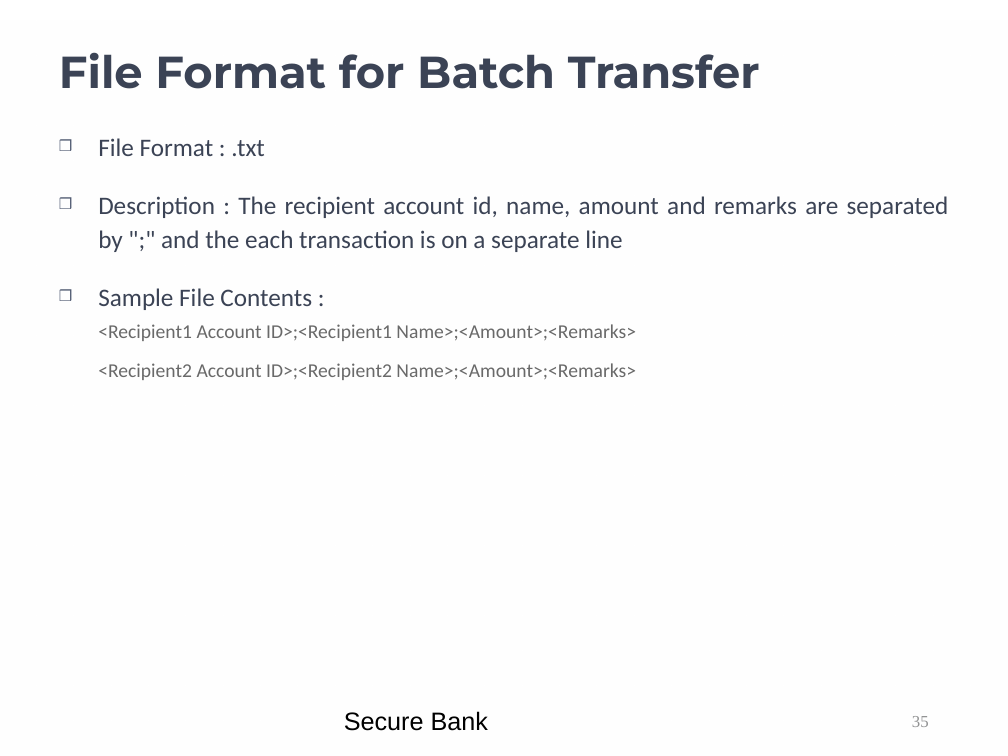
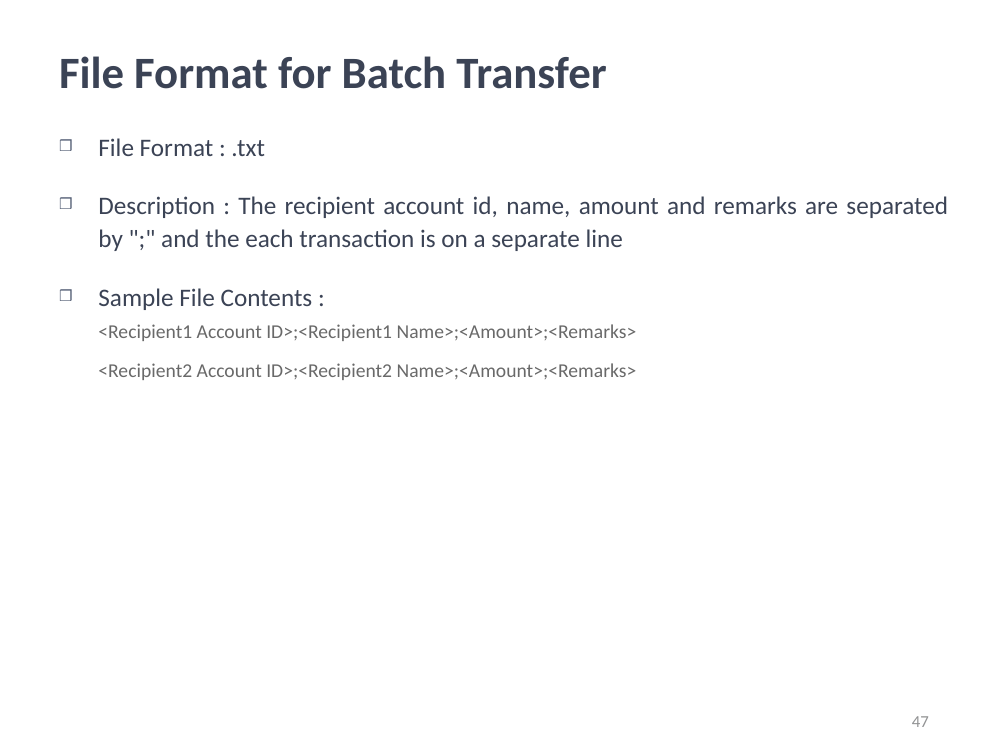
Before and after one commit to kwuerl/secure-coding-team-8, a slide deck: slide 47 of presentations/Phase3.ppt (slide 35 before the commit). Drawn at 1008x756 pixels with LibreOffice and Linux fonts; fonts in the diff are those of the drawing; background and template pictures are left out. Boxes give left, top, right and bottom in pixels: in the first picture for what was removed or moved away, otherwise in the second. Text is boxed around its words. In the diff, an @@ line names an element or a change of style, - is before the commit and + after.

```diff
--- a/presentations/Phase3.ppt
+++ b/presentations/Phase3.ppt
@@ rectangle removed at (0, 20, 1008, 756) @@
@@ title "File Format for Batch Transfer" at (59, 56, 606, 89): font Montserrat to Calibri @@
@@ text removed at (344, 711, 488, 731) @@
-Secure Bank
@@ page number at (912, 716, 929, 727): text changed; font Times New Roman to Calibri @@
-35
+47
```
Also in this commit, not shown: 34 other slides changed, 13 slides added, 1 slide removed.
